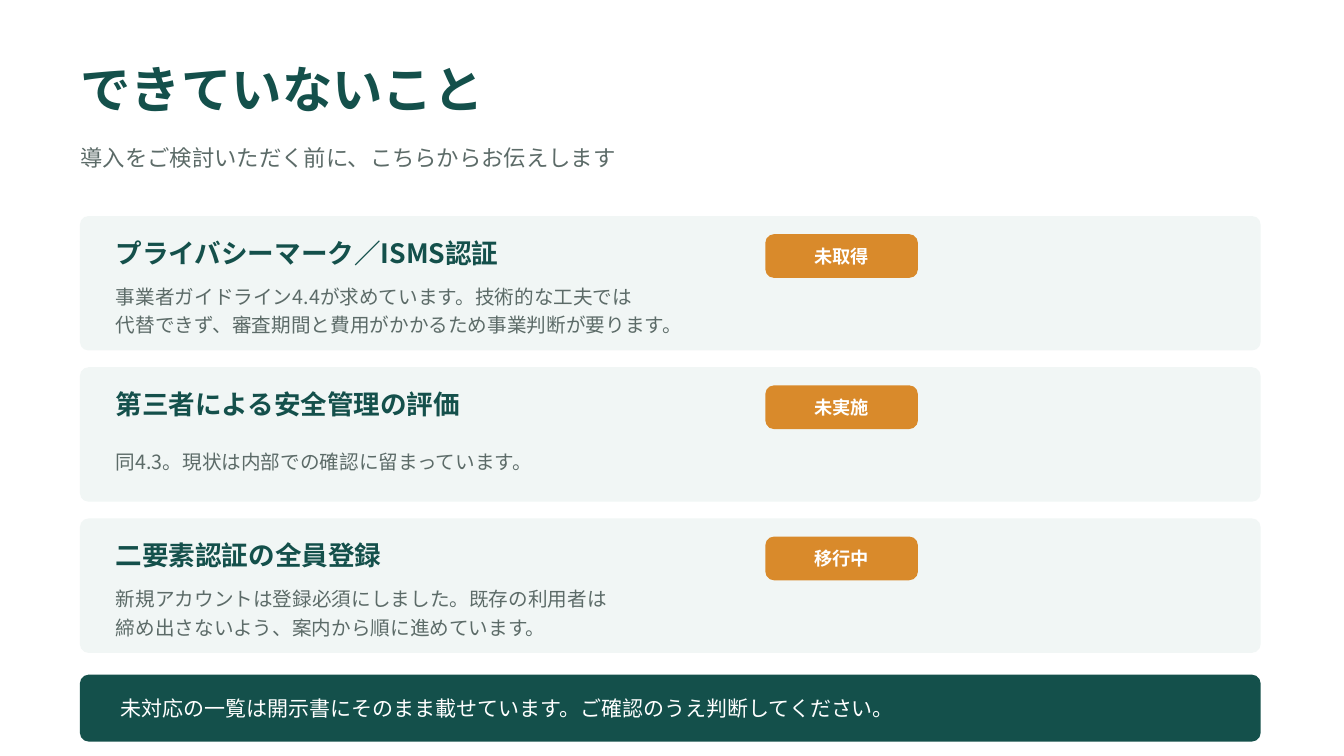
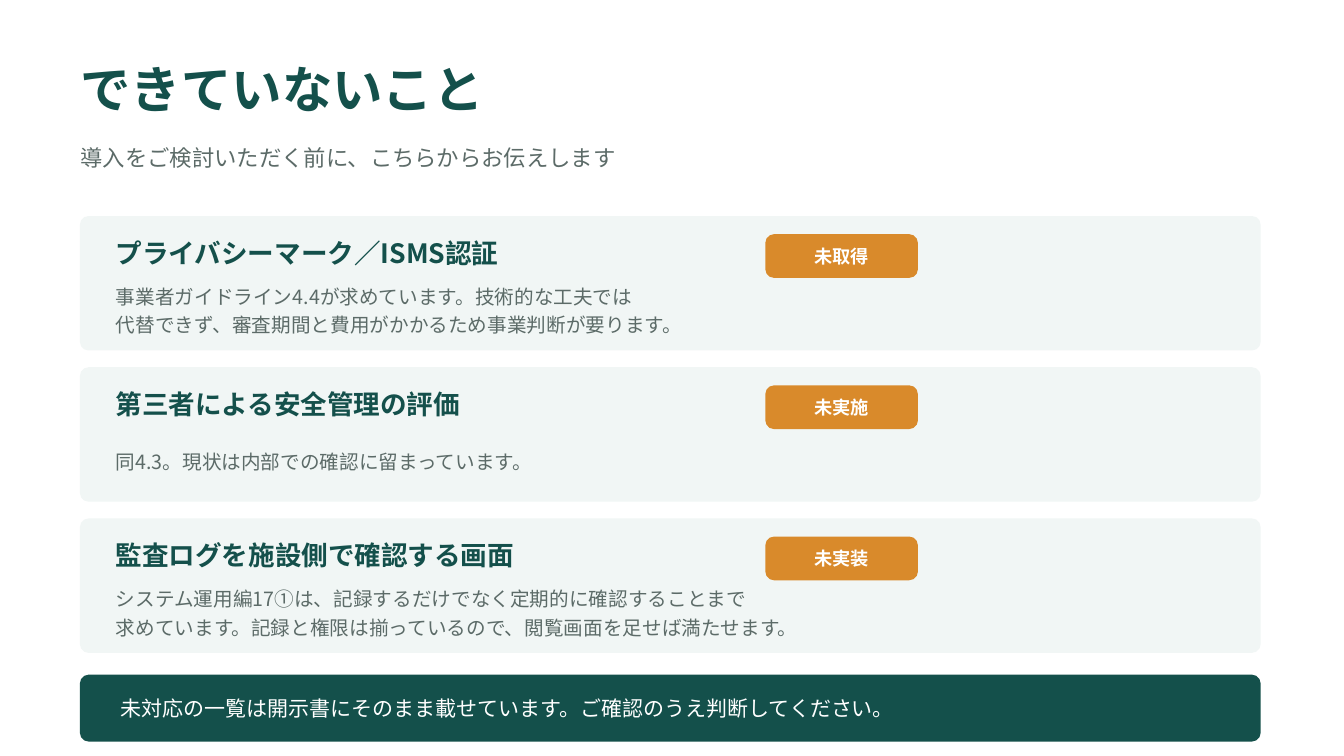
Before and after one commit to taisako082600-spec/pharmacare, a slide deck: slide 12 of PharmaCare_紹介資料.pptx. Drawn at 1344x756 pixels with LibreOffice and Linux fonts; fonts in the diff are those of the drawing. Boxes give left, top, right and bottom in pixels: in the first picture for what was removed or moved away, otherwise in the second. Text is boxed around its words. In the diff, an @@ line names an element or a change of style, - is before the commit and + after.

```diff
--- a/PharmaCare_紹介資料.pptx
+++ b/PharmaCare_紹介資料.pptx
@@ text at [116,542,514,568]: text changed @@
-二要素認証の全員登録
+監査ログを施設側で確認する画面
@@ text at [814,549,868,567]: text changed @@
-移行中
+未実装
@@ text at [116,589,798,637]: text changed @@
-新規アカウントは登録必須にしました。既存の利用者は
-締め出さないよう、案内から順に進めています。
+システム運用編17①は、記録するだけでなく定期的に確認することまで
+求めています。記録と権限は揃っているので、閲覧画面を足せば満たせます。
```
Also in this commit, not shown: 1 other slide changed, 2 other files.
